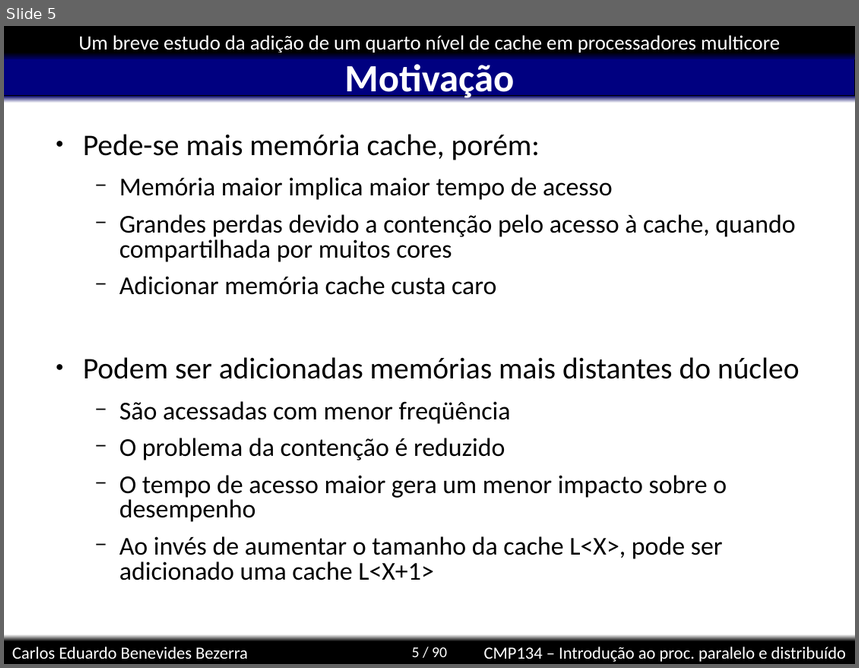
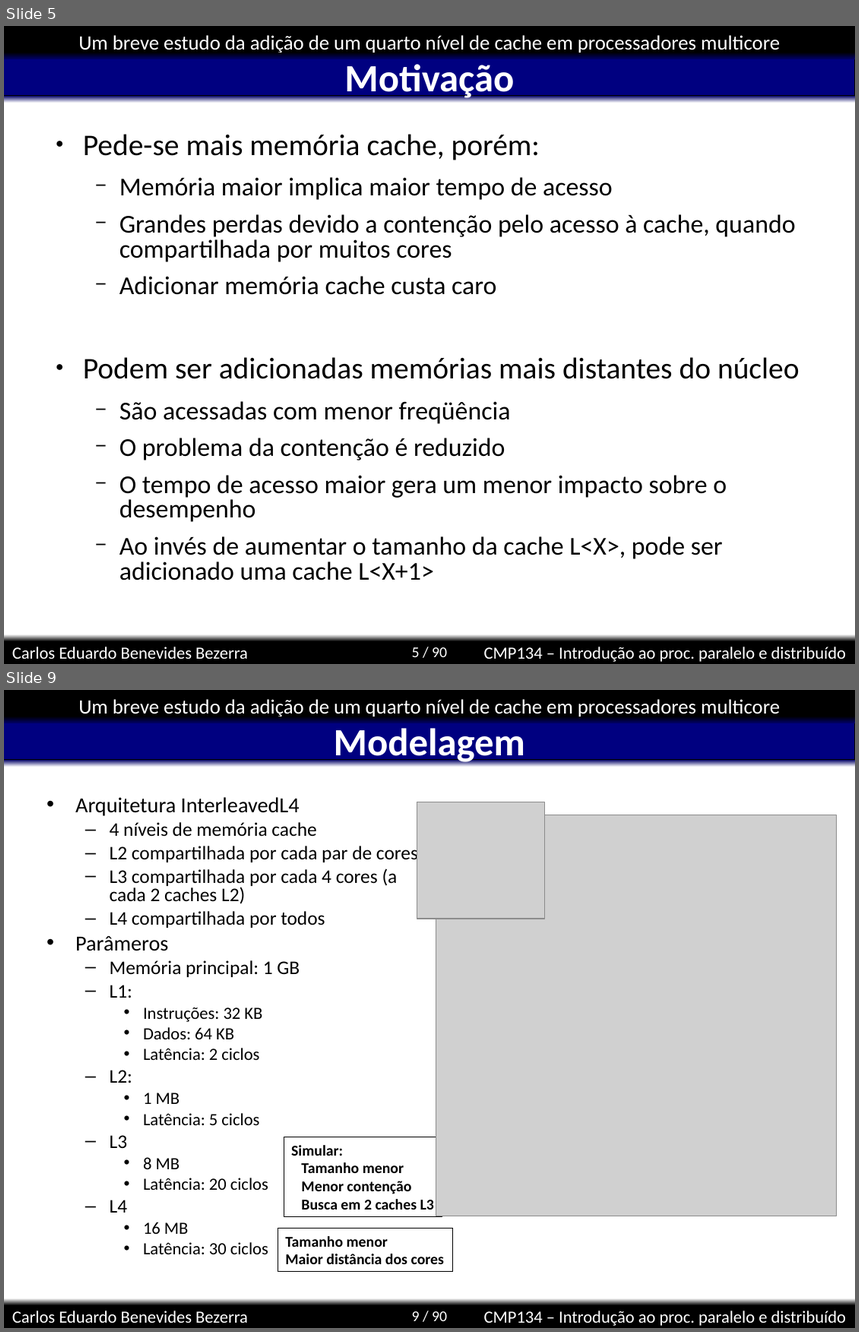
Before and after one commit to kdubezerra/kdubezerra, a slide deck: disciplinas/cmp134/simics/carloseduardo.ppt. Shown one above the other, each under a label of ours: slide 5 before the commit, slides 5 and 9 after it; the slides between them are not shown. The pictures are 859x668 and 859x1332 pixels, drawn with LibreOffice and Linux fonts; fonts in the diff are those of the drawing; grey boxes stand for pictures; background and template pictures are left out. Boxes give left, top, right and bottom in pixels: in the first picture for what was removed or moved away, otherwise in the second. Text is boxed around its words. In the diff, an @@ line names an element or a change of style, - is before the commit and + after.

```diff
--- a/disciplinas/cmp134/simics/carloseduardo.ppt
+++ b/disciplinas/cmp134/simics/carloseduardo.ppt
@@ slide 9 added at box(4, 690, 855, 1328), background #FFFFFF; not listed: 8 template elements that a slide beside it also shows @@
@@ title added at box(334, 728, 525, 764), 36 pt, text #FFFFFF, bold @@
+Modelagem
@@ text added at box(75, 797, 418, 1255), 18 pt, text #000000 @@
+• Arquitetura InterleavedL4
+  – 4 níveis de memória cache
+  – L2 compartilhada por cada par de cores
+  – L3 compartilhada por cada 4 cores (a cada 2 caches L2)
+  – L4 compartilhada por todos
+• Parâmeros
+  – Memória principal: 1 GB
+  – L1:
+    • Instruções: 32 KB
+    • Dados: 64 KB
+    • Latência: 2 ciclos
+  – L2:
+    • 1 MB
+    • Latência: 5 ciclos
+  – L3
+    • 8 MB
+    • Latência: 20 ciclos
+  – L4
+    • 16 MB
+    • Latência: 30 ciclos
@@ picture added at box(417, 802, 544, 919) @@
@@ picture added at box(436, 815, 838, 1217) @@
@@ rectangle added at box(284, 1137, 442, 1217), outline #000000 0.74 pt, 14 pt, text #000000, bold @@
+Simular:
+Tamanho menor
+Menor contenção
+Busca em 2 caches L3
@@ rectangle added at box(278, 1228, 452, 1272), outline #000000 0.74 pt, 14 pt, text #000000, bold @@
+Tamanho menor
+Maior distância dos cores
```
Also in this commit, not shown: 2 slides changed, 2 other slides added, 16 other files.
